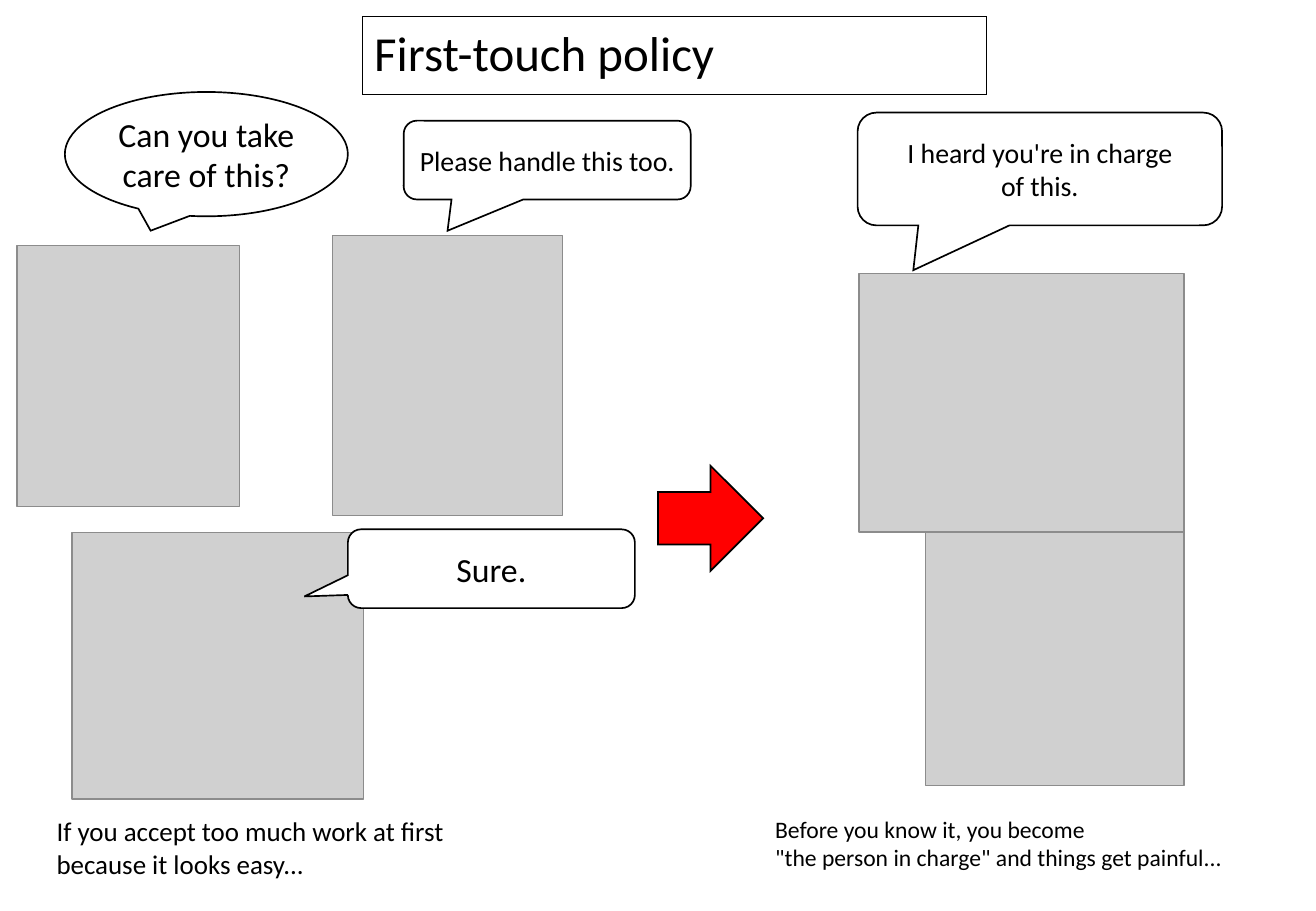
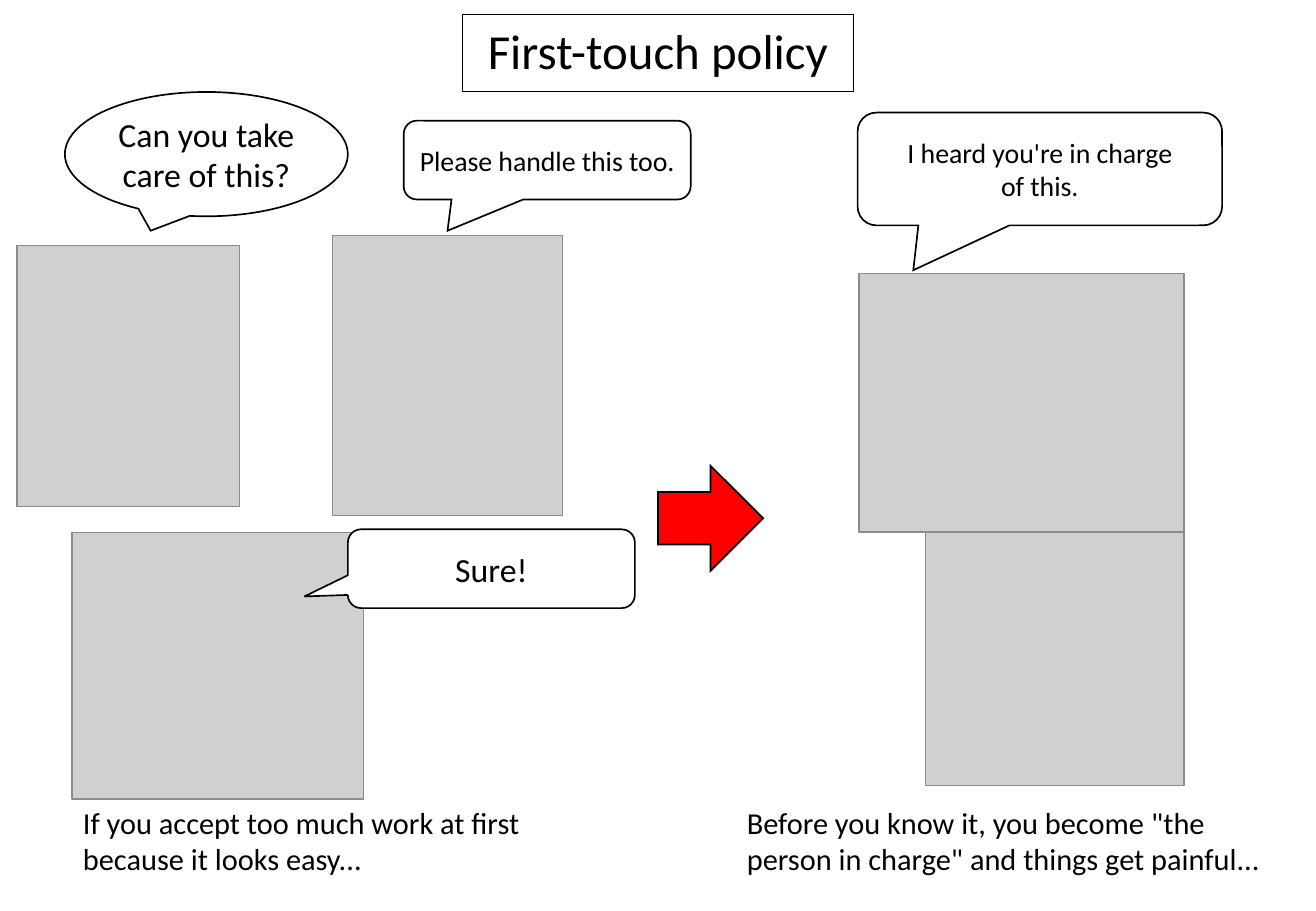
Before and after one commit to kaityo256/sevendayshpc, a slide deck: slide 6 of site-assets/sources/day6/fig-ja-en.pptx (slide 4 before the commit). Drawn at 1316x911 pixels with LibreOffice and Linux fonts; fonts in the diff are those of the drawing; grey boxes stand for pictures. Boxes give left, top, right and bottom in pixels: in the first picture for what was removed or moved away, otherwise in the second. Text is boxed around its words. In the diff, an @@ line names an element or a change of style, - is before the commit and + after.

```diff
--- a/site-assets/sources/day6/fig-ja-en.pptx
+++ b/site-assets/sources/day6/fig-ja-en.pptx
@@ rectangle "First-touch policy": place and size @@
-rectangle "First-touch policy" at [362,17,987,95]
+rectangle "First-touch policy" at [463,15,854,92]
@@ rectangle "First-touch policy" at [463,15,854,92]: alignment left to centre @@
@@ text in rounded speech box at [455,559,527,583]: text changed @@
-Sure.
+Sure!
@@ text at [83,813,519,875]: text changed; size 16 to 18 pt @@
-If you accept too much work at first
-because it looks easy...
+If you accept too much work at first because it looks easy...
@@ text at [747,813,1259,876]: text changed; size 14 to 18 pt @@
-Before you know it, you become
-"the person in charge" and things get painful...
+Before you know it, you become "the person in charge" and things get painful...
```
Also in this commit, not shown: 1 other slide changed, 2 slides added, 1 other file.
